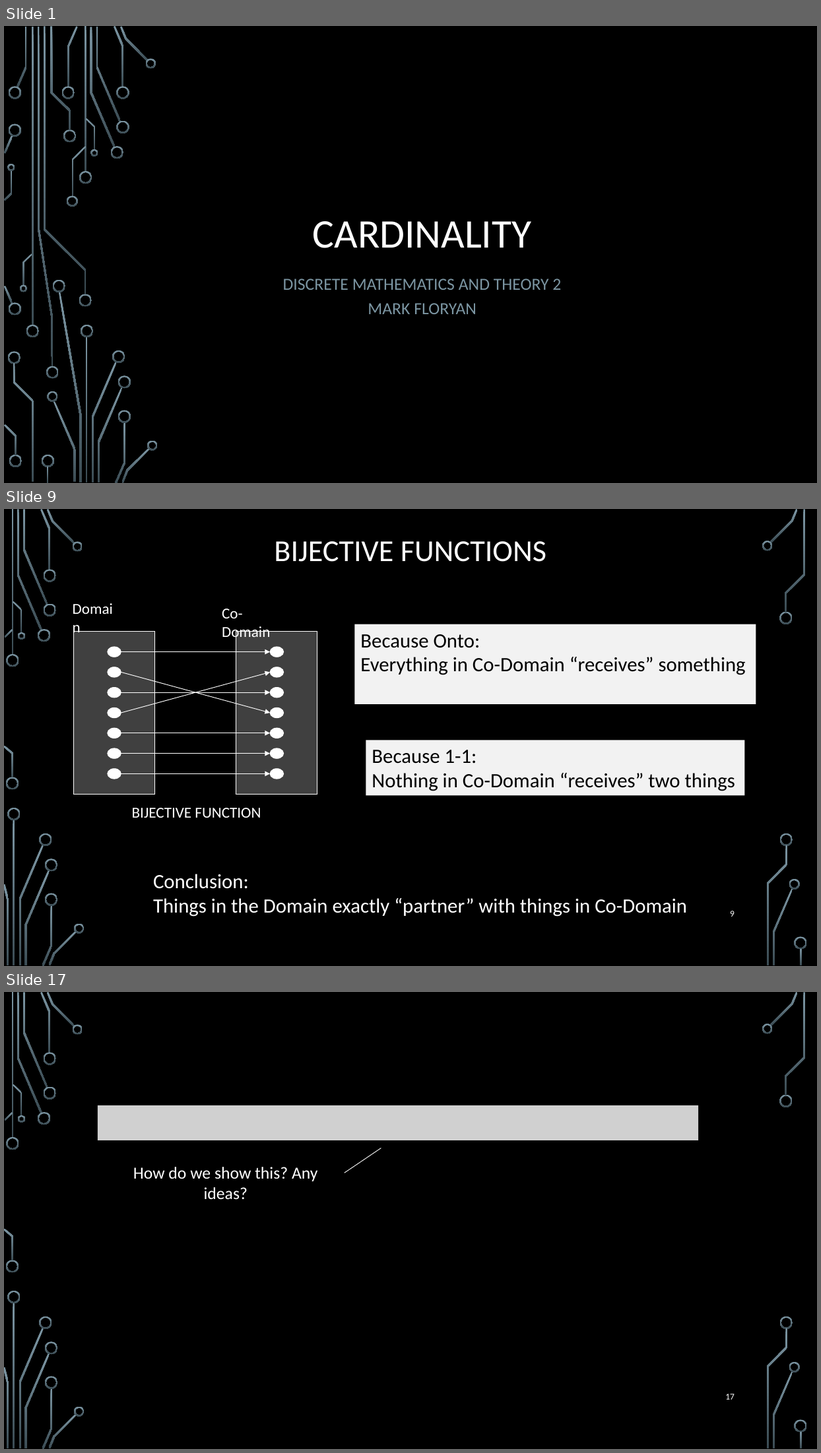
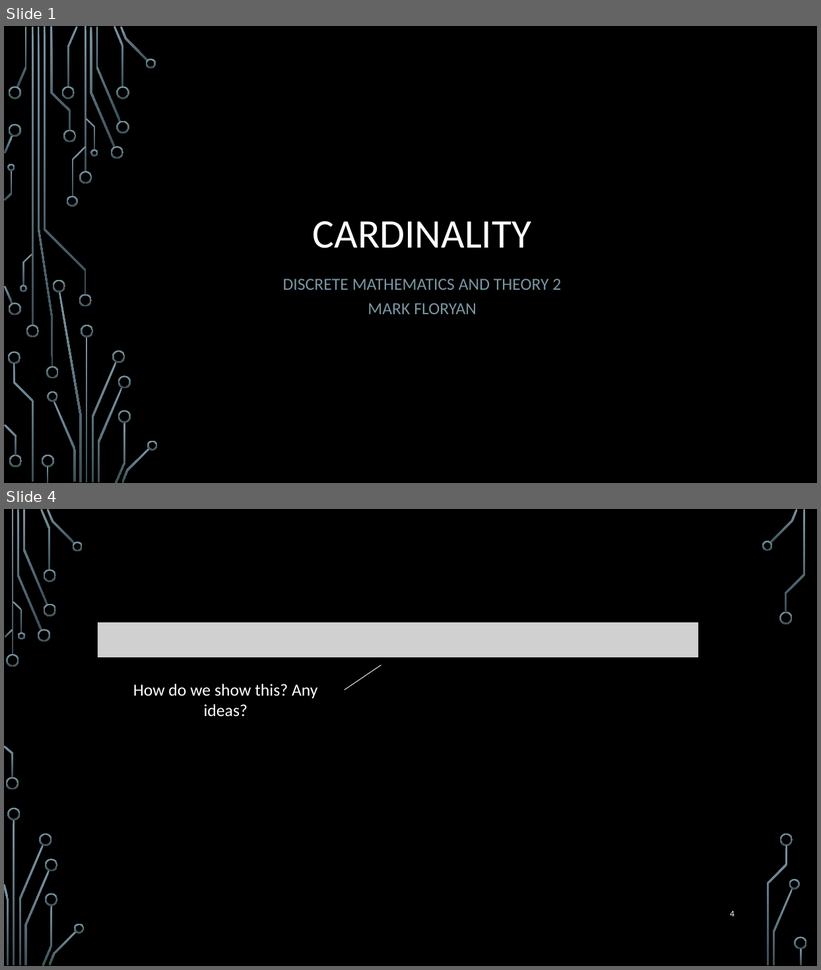
Before and after one commit to markfloryan/dmt2, a slide deck: slides/01-Cardinality.pptx. Shown one above the other, each under a label of ours: slides 1, 9 and 17 before the commit, slides 1 and 4 after it; the slides between them are not shown. The pictures are 821x1453 and 821x970 pixels, drawn with LibreOffice and Linux fonts; fonts in the diff are those of the drawing; grey boxes stand for pictures; background and template pictures are left out. Boxes give left, top, right and bottom in pixels: in the first picture for what was removed or moved away, otherwise in the second. Text is boxed around its words. In the diff, an @@ line names an element or a change of style, - is before the commit and + after.

```diff
--- a/slides/01-Cardinality.pptx
+++ b/slides/01-Cardinality.pptx
@@ slide 9 removed at [4, 509, 817, 966], background picture (left out); not listed: 36 template elements that a slide beside it also shows @@
@@ title removed at [274, 541, 547, 562] @@
-BIJECTIVE FUNCTIONS
@@ group removed at [73, 609, 318, 818]: 14 ellipses, 7 arrows, 3 texts, 2 rectangles @@
-BIJECTIVE FUNCTION
-Domain
-Co-Domain
@@ rectangle removed at [354, 625, 756, 704] @@
-Because Onto:
-Everything in Co-Domain “receives” something
@@ rectangle removed at [366, 740, 745, 795] @@
-Because 1-1:
-Nothing in Co-Domain “receives” two things
@@ text removed at [153, 874, 687, 917] @@
-Conclusion:
-Things in the Domain exactly “partner” with things in Co-Domain
@@ page number removed at [730, 911, 735, 917] @@
-9
@@ what was slide 17 is now slide 4 @@
@@ page number at [730, 911, 735, 917]: text changed @@
-17
+4
```
Also in this commit, not shown: 8 slides changed, 13 other slides removed.
